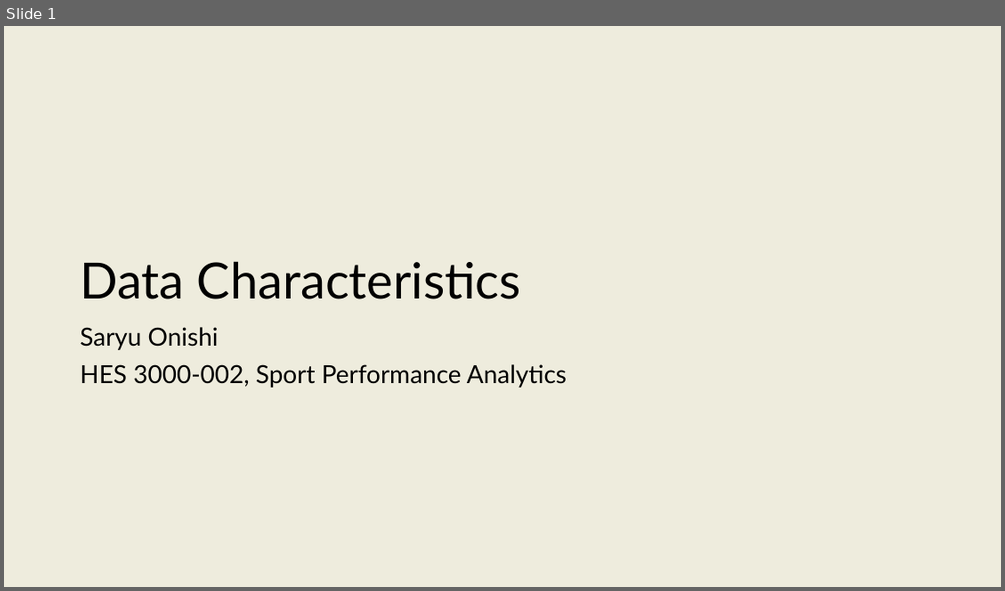
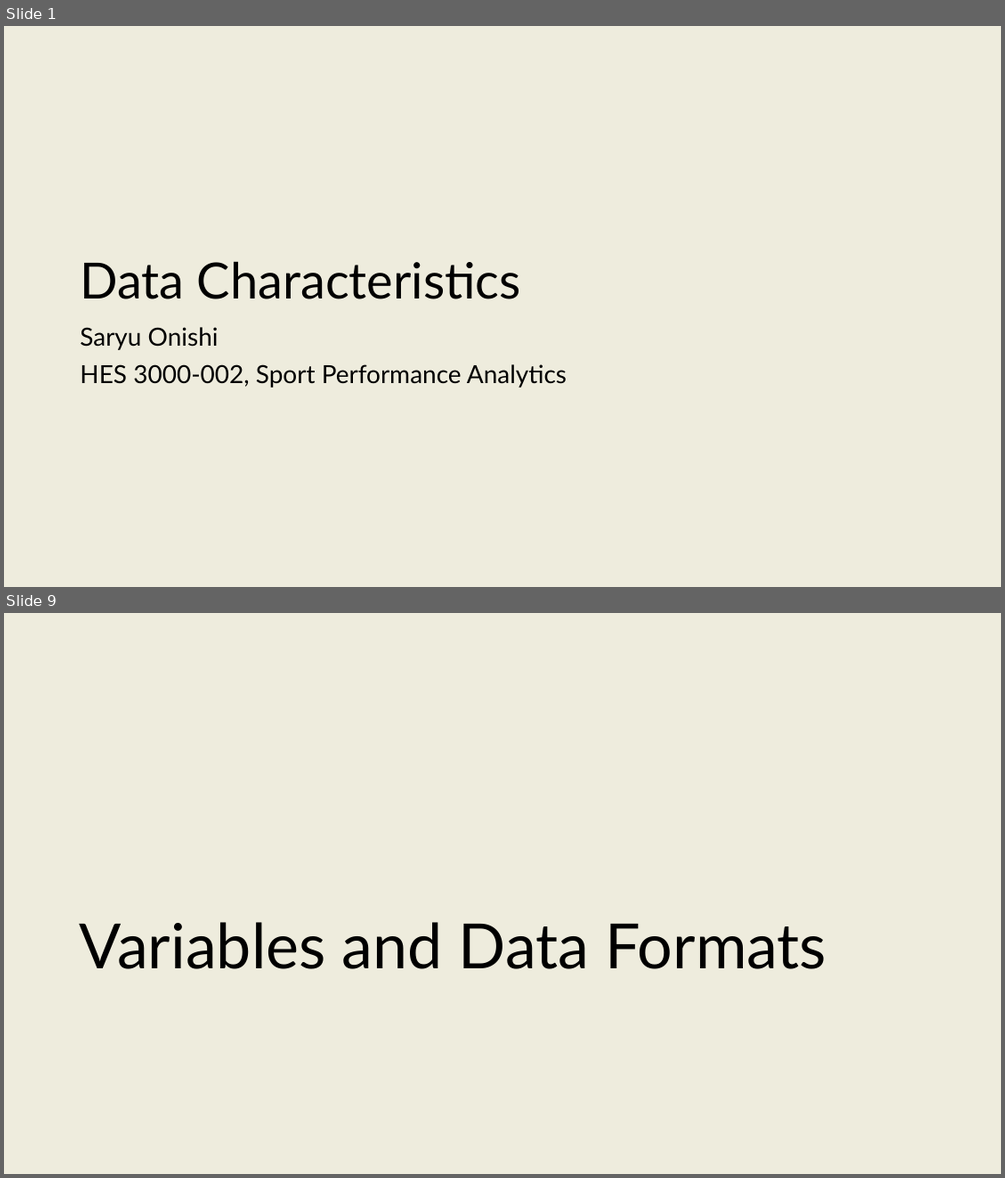
Before and after one commit to onishisaryu/HES-3000-Sports-Data-Analytics, a slide deck: pptx/Lecture6.pptx. Shown one above the other, each under a label of ours: slide 1 before the commit, slides 1 and 9 after it; the slides between them are not shown. The pictures are 1005x591 and 1005x1178 pixels, drawn with LibreOffice and Linux fonts; fonts in the diff are those of the drawing. Boxes give left, top, right and bottom in pixels: in the first picture for what was removed or moved away, otherwise in the second. Text is boxed around its words. In the diff, an @@ line names an element or a change of style, - is before the commit and + after.

```diff
--- a/pptx/Lecture6.pptx
+++ b/pptx/Lecture6.pptx
@@ slide 9 added at (4, 613, 1001, 1174), background #EEECDD @@
@@ title added at (80, 922, 826, 969), 60 pt, text #000000 @@
+Variables and Data Formats
```
Also in this commit, not shown: 1 slide changed, 28 other slides added, 3 other files.
